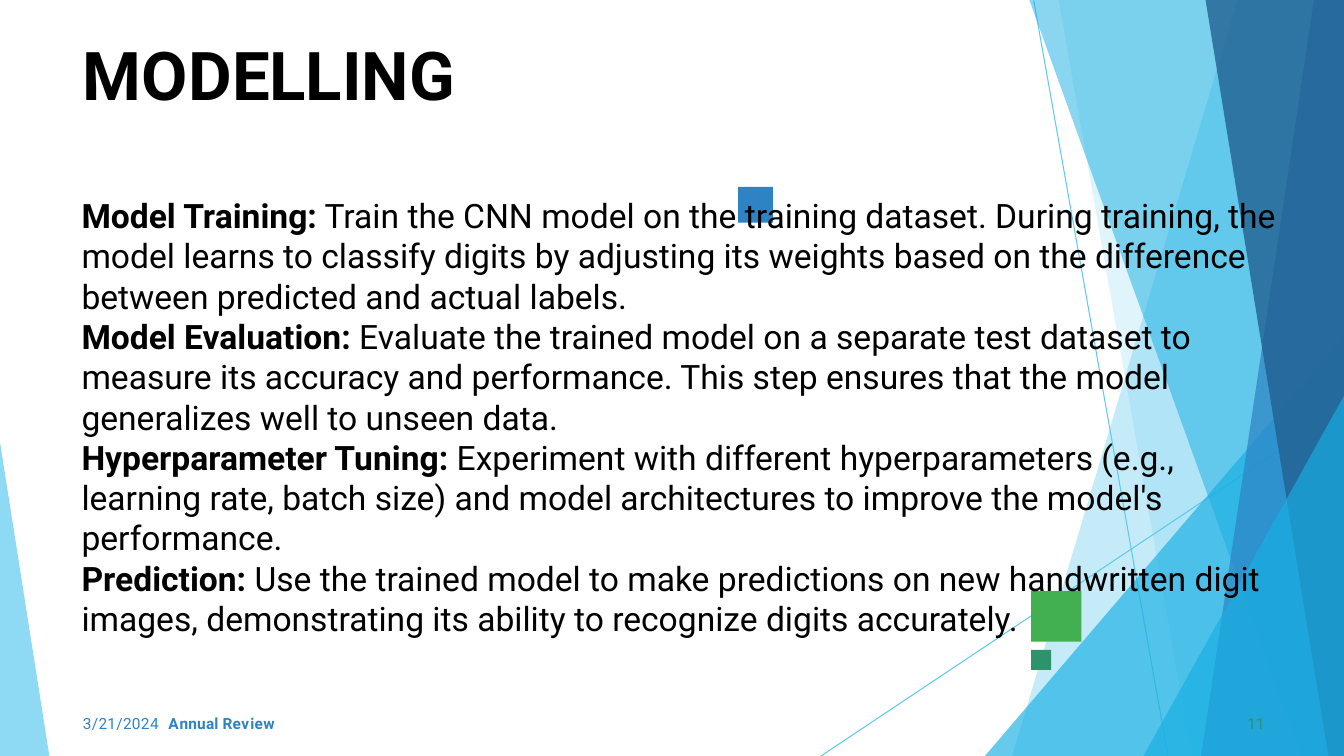
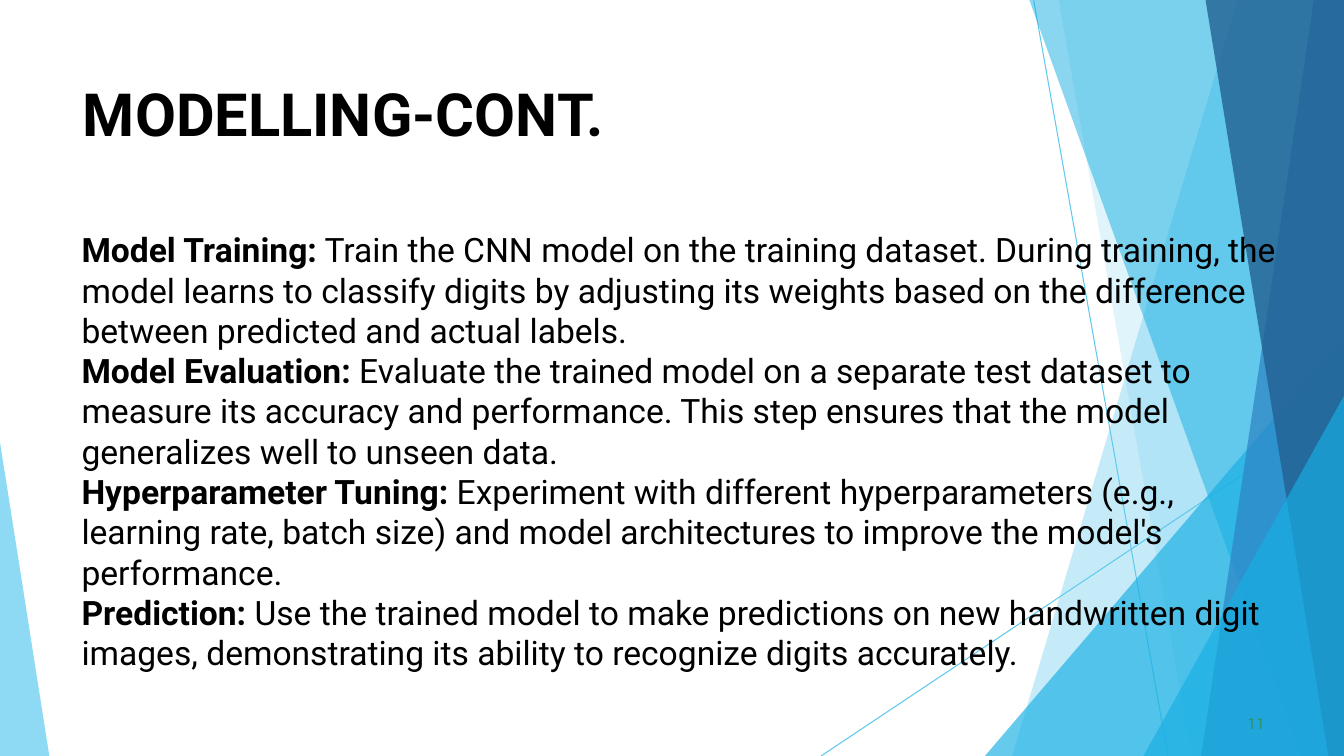
Before and after one commit to SANJANAS1331/TNSDC_Generative-AI, a slide deck: slide 11 of HDR_using_CNN.pptx. Drawn at 1344x756 pixels with LibreOffice and Linux fonts; fonts in the diff are those of the drawing; background and template pictures are left out. Boxes give left, top, right and bottom in pixels: in the first picture for what was removed or moved away, otherwise in the second. Text is boxed around its words. In the diff, an @@ line names an element or a change of style, - is before the commit and + after.

```diff
--- a/HDR_using_CNN.pptx
+++ b/HDR_using_CNN.pptx
@@ text "MODELLING-CONT." moved from (x1=82, y1=51, x2=1275, y2=639) to (x1=82, y1=93, x2=1275, y2=674) @@
@@ text at (x1=83, y1=93, x2=604, y2=137): text changed; size 48 to 42.5 pt @@
-MODELLING
+MODELLING-CONT.
@@ freeform shape removed at (x1=738, y1=187, x2=772, y2=222) @@
@@ freeform shape removed at (x1=1031, y1=591, x2=1082, y2=641) @@
@@ freeform shape removed at (x1=1031, y1=650, x2=1052, y2=670) @@
@@ text removed at (x1=83, y1=717, x2=275, y2=730) @@
-3/21/2024 Annual Review
```
Also in this commit, not shown: 12 other slides changed.
